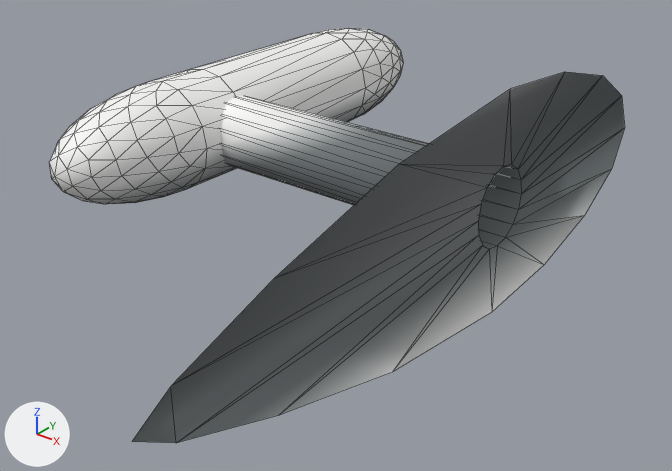
An edit to the glTF model ZLT-NT/meshes/zlt_nt_nacelle_port.glb, drawn before and after from the same camera.
Both versions are drawn from a 50 mm lens placed at (1.89, -3.17, 1.13), pointed at (0.08, -0.9, -0.28). Every picture has the same lights, and +X, +Y and +Z are marked at lower left. The older version comes first. Mesh edges are drawn as thin lines. Vertices at exactly the same position are counted once.

Before the edit, the objects in view are built like this:
```python
me_nacelle_port = bpy.data.meshes.new('nacelle_port')
me_nacelle_port.from_pydata(...)  # 242 vertices, 448 faces; spans x -0.73..0.7, y -2.3..0.28, z -0.36..0.36
me_nacelle_port.materials.append(mat_envelope_002)  # picture img_image_0
ob_nacelle_port = bpy.data.objects.new('nacelle_port', me_nacelle_port)
ob_nacelle_port.location = (0.0, 0.0, 0.0)
```
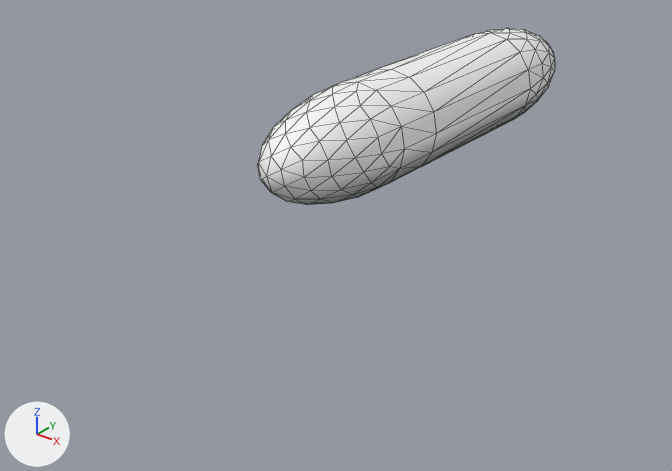
Where the change shows, as pixel boxes (x1, y1, x2, y2) in the pictures (672 x 471 px; the box of a moved part takes in the faces that stretch with it):
'nacelle_port', reshaped (48% narrower, 57% shorter)
    before: (49, 28, 625, 443)
    after: (258, 28, 555, 205)
part 1 of me_nacelle_port, moved or reshaped
    before: (49, 28, 403, 204)
    after: (258, 28, 555, 205)
part 2 of me_nacelle_port, deleted
    before: (132, 72, 625, 443)

The change, as a diff of the scene's bpy script:
```diff
--- a/ZLT-NT/meshes/zlt_nt_nacelle_port.glb.py
+++ b/ZLT-NT/meshes/zlt_nt_nacelle_port.glb.py
@@ me_nacelle_port @@
 # used by ob_nacelle_port; location = (0.0, 0.0, 0.0)
-me_nacelle_port.from_pydata(...)  # 242 vertices, 448 faces; spans x -0.73..0.7, y -2.3..0.28, z -0.36..0.36
+me_nacelle_port.from_pydata(...)  # 194 vertices, 384 faces; spans x -0.2..0.2, y -1.16..0.7, z -0.2..0.2
+# me_nacelle_port part 1: the loose piece of 194 vertices spanning x -0.73..-0.33, y -1.58..0.28, z -0.2..0.2 is moved by (0.53, 0.42, 0.0)
+# me_nacelle_port part 2: the loose piece of 48 vertices spanning x -0.53..0.7, y -2.3..0.0, z -0.36..0.36 is deleted
 me_nacelle_port.materials.append(mat_envelope_002)
```
